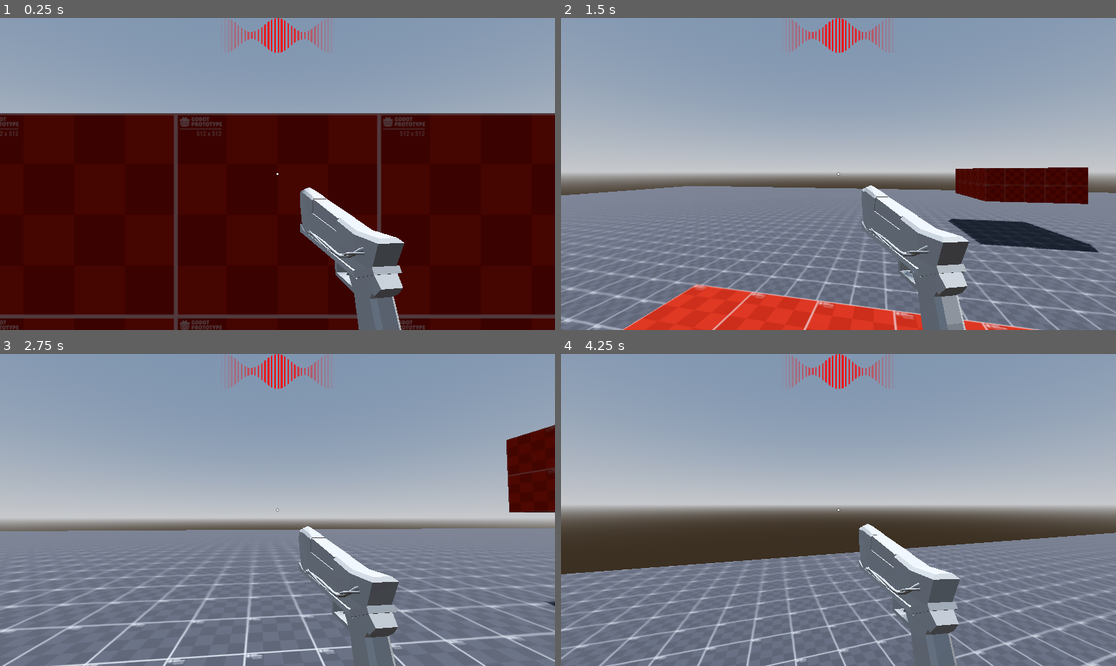
Above: before the commit, frames 1-4 (two rows, left to right).
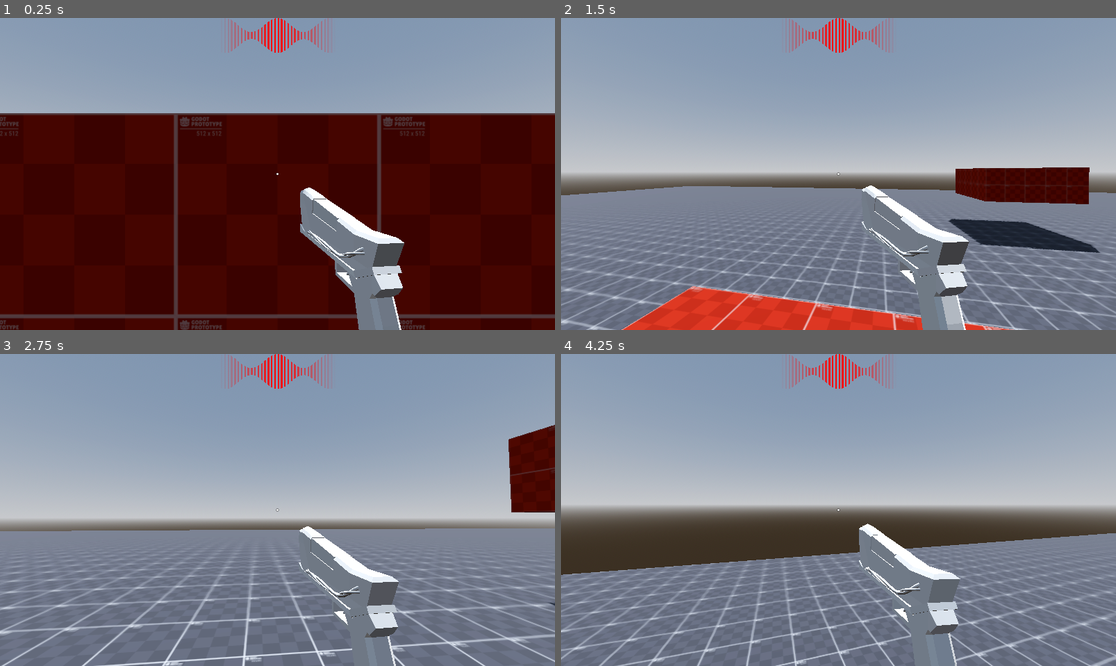
Above: after the commit, the same moments.

Repository: WasteIy/GameOff2025
Game: Godot game, scene res://Scenes/Levels/debug_level.tscn
Same seed, same stepped clock (60 frames per second), same inputs: the game is played once before the commit and once after it.
Inputs (mouse positions are in pixels of both pictures, inside the frame that each line leads up to):
- Up to frame 1 (0.25 s): no input
- Up to frame 2 (1.5 s): move the mouse to (866, 174) at 0.52 s; hold Ctrl (crouch) 0.53-1.28 s; hold W (move_forward) from 0.53 s (still down); click (866, 174) at 0.67 s; tap Space (jump) at 0.77 s; move the mouse to (810, 174) at 1.27 s; tap Ctrl (crouch) at 1.35 s
- Up to frame 3 (2.75 s): keep holding W (move_forward); tap Space (jump) at 1.52 s; move the mouse to (288, 503) at 2.02 s; hold Shift (run) from 2.03 s (still down); tap Ctrl (crouch) at 2.3 s
- Up to frame 4 (4.25 s): keep holding W (move_forward); move the mouse to (832, 516) at 2.77 s; release Shift (run) at 2.78 s; click (832, 516) at 2.85 s; tap Space (jump) at 3.02, 3.77 s; tap Ctrl (crouch) at 3.05 s; move the mouse to (877, 513) at 3.52 s; hold Ctrl (crouch) from 3.53 s (still down)

The runs differ from the first frame. In frame 1, 1.3% of the frame differs, in the area x 54-73%, y 54-100%; in frame 2, 3.9%; in frame 3, 4.5%; in frame 4, 4.9%, in the area x 0-100%, y 55-100%.

Commit message:
Fix viewport + I'm starting to get crazy

Diff:
--- a/Assets/Models/gun.tres
+++ b/Assets/Models/gun.tres
@@ -35,7 +35,6 @@
 "index_count": 858,
 "index_data": PackedByteArray("AADYAAIAAAADANgAAgDYANkAAgDZANoAAwDbANgAAwABANsA2ADcANkA2ADbANwA2gDZAN0A2gDdAN4A2QDcAN8A …(2203 unchanged characters)…
 "lods": [0.13998224, PackedByteArray("AAABAAIAAAADAAEAAQAEAAIAAgAEAAUABAAGAAUABAAHAAYABQAGAAgABwAJAAYABwAKAAkACgALAAkAB …(963 unchanged characters)…
-"name": "cinza escuro",
 "primitive": 3,
 "uv_scale": Vector4(2, 2, 0, 0),
 "vertex_count": 335,
@@ -47,7 +46,6 @@
 "index_count": 1026,
 "index_data": PackedByteArray("AAAvAQIAAAAwAS8BBgAHAAgABgAJAAcACgALAAwACgANAAsAFgAXABgAFgAZABcAHAAdAB4AHQAcAB8AHwAcACAA …(2651 unchanged characters)…
 "lods": [0.17064351, PackedByteArray("AAABAAIAAAADAAEAAwAEAAEAAwAFAAQABgAHAAgABgAJAAcACgALAAwACgANAAsADgANAAoADgAKAA8AE …(1539 unchanged characters)…
-"name": "cinza claro",
 "primitive": 3,
 "uv_scale": Vector4(0, 0, 0, 0),
 "vertex_count": 443,
--- a/Scenes/Player/Weapons/weapon_manager.tscn
+++ b/Scenes/Player/Weapons/weapon_manager.tscn
@@ -1,10 +1,11 @@
-[gd_scene load_steps=15 format=3 uid="uid://d1o7b30ilyyb0"]
+[gd_scene load_steps=17 format=3 uid="uid://d1o7b30ilyyb0"]
 
 [ext_resource type="Script" uid="uid://dgjhlcdihhsnd" path="res://Scenes/Player/Weapons/weapon_manager.gd" id="1_kfrq2"]
 [ext_resource type="Script" uid="uid://cd780r5y6bcu1" path="res://Scenes/Player/Weapons/pistol.gd" id="2_hw3gm"]
-[ext_resource type="Script" uid="uid://co0mq4weu4jyn" path="res://Scenes/Player/Weapons/animation_manager.gd" id="3_l4ui6"]
+[ext_resource type="Script" uid="uid://co0mq4weu4jyn" path="res://Scenes/Player/Weapons/weapon_animation_manager.gd" id="3_l4ui6"]
 [ext_resource type="PackedScene" uid="uid://kuxcn84buch0" path="res://Scenes/Player/Weapons/Bullet/bullet.tscn" id="3_pr5rr"]
-[ext_resource type="ArrayMesh" uid="uid://y2ca3lv878nv" path="res://Assets/Models/gun.tres" id="4_pr5rr"]
+[ext_resource type="Shader" uid="uid://dp13lb5xwavhs" path="res://Assets/Shaders/weapon_viewport.gdshader" id="4_pr5rr"]
+[ext_resource type="ArrayMesh" uid="uid://y2ca3lv878nv" path="res://Assets/Models/gun.tres" id="5_6h34i"]
 
 [sub_resource type="FastNoiseLite" id="FastNoiseLite_pr5rr"]
 noise_type = 0
@@ -12,6 +13,20 @@
 
 [sub_resource type="NoiseTexture2D" id="NoiseTexture2D_pr5rr"]
 noise = SubResource("FastNoiseLite_pr5rr")
+
+[sub_resource type="ShaderMaterial" id="ShaderMaterial_6h34i"]
+render_priority = 0
+shader = ExtResource("4_pr5rr")
+shader_parameter/viewmodel_fov = 75.0
+shader_parameter/albedo = Color(1, 1, 1, 1)
+shader_parameter/specular = 0.5
+shader_parameter/metallic = 1.0
+shader_parameter/roughness = 1.0
+shader_parameter/metallic_texture_channel = Vector4(1, 0, 0, 0)
+shader_parameter/roughness_texture_channel = Vector4(1, 0, 0, 0)
+shader_parameter/normal_scale = 0.5
+shader_parameter/uv1_scale = Vector3(1, 1, 1)
+shader_parameter/uv1_offset = Vector3(0, 0, 0)
 
 [sub_resource type="Animation" id="Animation_pr5rr"]
 length = 0.001
@@ -40,38 +55,38 @@
 [sub_resource type="Animation" id="Animation_ydlvs"]
 resource_name = "reload"
 length = 0.5
-tracks/0/type = "rotation_3d"
+tracks/0/type = "position_3d"
 tracks/0/imported = false
 tracks/0/enabled = true
 tracks/0/path = NodePath("MeshContainer/Mesh")
 tracks/0/interp = 1
 tracks/0/loop_wrap = true
-tracks/0/keys = PackedFloat32Array(0, 1, 0, 0, 0, 1, 0.1, 1, 0, 0, 0.7071067, 0.70710677, 0.16666667, 1, 0.5, 0.4999999, 0.5000001, 0.49999997, 0.23333333, 1, 0.7071069, 0.7071066, -3.0908623e-08, -3.0908613e-08, 0.3, 1, -0.1830127, -0.6830127, 0.18301265, 0.68301266, 0.36666667, 1, -0.022135999, -0.330612, 0.073538065, 0.94063693, 0.5, 1, 0, 0, 0, 1)
-tracks/1/type = "position_3d"
+tracks/0/keys = PackedFloat32Array(0, 1, 0, 0, 0, 0.25, 1, 0, -0.15, 0, 0.5, 1, 0, 0, 0)
+tracks/1/type = "rotation_3d"
 tracks/1/imported = false
 tracks/1/enabled = true
 tracks/1/path = NodePath("MeshContainer/Mesh")
 tracks/1/interp = 1
 tracks/1/loop_wrap = true
-tracks/1/keys = PackedFloat32Array(0, 1, 0, 0, 0, 0.25, 1, 0, -0.15, 0, 0.5, 1, 0, 0, 0)
+tracks/1/keys = PackedFloat32Array(0, 1, 0, 0, 0, 1, 0.1, 1, 0, 0, 0.7071067, 0.70710677, 0.16666667, 1, 0.5, 0.4999999, 0.5000001, 0.49999997, 0.23333333, 1, 0.7071069, 0.7071066, -3.0908623e-08, -3.0908613e-08, 0.3, 1, -0.1830127, -0.6830127, 0.18301265, 0.68301266, 0.36666667, 1, -0.022135999, -0.330612, 0.073538065, 0.94063693, 0.5, 1, 0, 0, 0, 1)
 
 [sub_resource type="Animation" id="Animation_6h34i"]
 resource_name = "shoot"
 length = 0.2
-tracks/0/type = "rotation_3d"
+tracks/0/type = "position_3d"
 tracks/0/imported = false
 tracks/0/enabled = true
 tracks/0/path = NodePath("MeshContainer/Mesh")
 tracks/0/interp = 1
 tracks/0/loop_wrap = true
-tracks/0/keys = PackedFloat32Array(0, 1, 0, 0, 0, 1, 0.033333335, 1, 0.12035344, 0, 0, 0.99273115, 0.1, 1, 0, 0, 0, 1)
-tracks/1/type = "position_3d"
+tracks/0/keys = PackedFloat32Array(0, 1, 0, 0, 0, 0.06666667, 1, 0, 0, 0.07, 0.16666667, 1, 0, 0, 0)
+tracks/1/type = "rotation_3d"
 tracks/1/imported = false
 tracks/1/enabled = true
 tracks/1/path = NodePath("MeshContainer/Mesh")
 tracks/1/interp = 1
 tracks/1/loop_wrap = true
-tracks/1/keys = PackedFloat32Array(0, 1, 0, 0, 0, 0.06666667, 1, 0, 0, 0.07, 0.16666667, 1, 0, 0, 0)
+tracks/1/keys = PackedFloat32Array(0, 1, 0, 0, 0, 1, 0.033333335, 1, 0.12035344, 0, 0, 0.99273115, 0.1, 1, 0, 0, 0, 1)
 
 [sub_resource type="Animation" id="Animation_l4ui6"]
 resource_name = "unequip"
@@ -112,7 +127,8 @@
 
 [node name="Mesh" type="MeshInstance3D" parent="Pistol/MeshContainer"]
 transform = Transform3D(0.99999976, 0, 0, 0, 0.99999994, 0, 0, 0, 1.0000004, 0, 0, 0)
-mesh = ExtResource("4_pr5rr")
+material_override = SubResource("ShaderMaterial_6h34i")
+mesh = ExtResource("5_6h34i")
 skeleton = NodePath("")
 
 [node name="BulletSpawnPoint" type="Marker3D" parent="Pistol"]
--- a/Scenes/Player/player.tscn
+++ b/Scenes/Player/player.tscn
@@ -6,10 +6,14 @@
 [ext_resource type="Script" uid="uid://b03w8se4tf6xq" path="res://Scenes/Player/camera_script.gd" id="2_mtuoh"]
 [ext_resource type="Curve" uid="uid://bgv5oilo8se3k" path="res://Scenes/Player/State Machine/Curves/in_air_move_speed_curve.tres" id="3_74mp2"]
 [ext_resource type="PackedScene" uid="uid://cjfgpiirpihg7" path="res://Scenes/UI/ui.tscn" id="3_xpcdj"]
+[ext_resource type="Script" uid="uid://bl4uxaupo5umw" path="res://Scenes/Player/player_animation_manager.gd" id="4_74mp2"]
 [ext_resource type="PackedScene" uid="uid://d1o7b30ilyyb0" path="res://Scenes/Player/Weapons/weapon_manager.tscn" id="5_dey5f"]
 [ext_resource type="PackedScene" uid="uid://djr27dbr0k6wm" path="res://Scenes/Player/State Machine/state_machine.tscn" id="7_gk6dx"]
 [ext_resource type="Script" uid="uid://c2rjhovo4ljy7" path="res://Scenes/Player/Components/shoot.gd" id="7_jhyir"]
 [ext_resource type="PackedScene" uid="uid://rvq118nc0ibx" path="res://Scenes/UI/ui_debug.tscn" id="13_06tpx"]
+
+[sub_resource type="CapsuleShape3D" id="CapsuleShape3D_jhyir"]
+height = 1.9
 
 [sub_resource type="Animation" id="Animation_74mp2"]
 length = 0.001
@@ -34,6 +38,18 @@
 "handle_modes": PackedInt32Array(0),
 "points": PackedFloat32Array(0.75, -0.25, 0, 0.25, 0),
 "times": PackedFloat32Array(0)
+}
+tracks/2/type = "value"
+tracks/2/imported = false
+tracks/2/enabled = true
+tracks/2/path = NodePath("Collision:shape")
+tracks/2/interp = 1
+tracks/2/loop_wrap = true
+tracks/2/keys = {
+"times": PackedFloat32Array(0),
+"transitions": PackedFloat32Array(1),
+"update": 1,
+"values": [SubResource("CapsuleShape3D_jhyir")]
 }
 
 [sub_resource type="Animation" id="Animation_jhyir"]
@@ -64,15 +80,33 @@
 "times": PackedFloat32Array(0, 0.5, 1, 1.5, 2)
 }
 
+[sub_resource type="Animation" id="Animation_oikmp"]
+resource_name = "crouch"
+step = 0.1
+tracks/0/type = "value"
+tracks/0/imported = false
+tracks/0/enabled = true
+tracks/0/path = NodePath("Collision:shape")
+tracks/0/interp = 1
+tracks/0/loop_wrap = true
+tracks/0/keys = {
+"times": PackedFloat32Array(0),
+"transitions": PackedFloat32Array(1),
+"update": 1,
+"values": [SubResource("CapsuleShape3D_jhyir")]
+}
+
+[sub_resource type="Animation" id="Animation_06tpx"]
+resource_name = "uncrouch"
+step = 0.1
+
 [sub_resource type="AnimationLibrary" id="AnimationLibrary_74mp2"]
 _data = {
 &"RESET": SubResource("Animation_74mp2"),
+&"crouch": SubResource("Animation_oikmp"),
+&"uncrouch": SubResource("Animation_06tpx"),
 &"walk": SubResource("Animation_jhyir")
 }
-
-[sub_resource type="CapsuleShape3D" id="CapsuleShape3D_jhyir"]
-radius = 0.36621094
-height = 1.9020996
 
 [sub_resource type="CapsuleMesh" id="CapsuleMesh_oikmp"]
 
@@ -88,6 +122,7 @@
 libraries = {
 &"": SubResource("AnimationLibrary_74mp2")
 }
+script = ExtResource("4_74mp2")
 
 [node name="Collision" type="CollisionShape3D" parent="."]
 shape = SubResource("CapsuleShape3D_jhyir")
--- /dev/null
+++ b/Scenes/Player/player_animation_manager.gd
@@ -0,0 +1 @@
+extends AnimationPlayer
Renamed: Scenes/Player/Weapons/animation_manager.gd -> Scenes/Player/Weapons/weapon_animation_manager.gd
Renamed: Scenes/Player/Weapons/animation_manager.gd.uid -> Scenes/Player/Weapons/weapon_animation_manager.gd.uid
Not shown: 1 places in Scenes/Player/player.tscn that only renumber resources
Not shown, added: Scenes/Player/player_animation_manager.gd.uid
